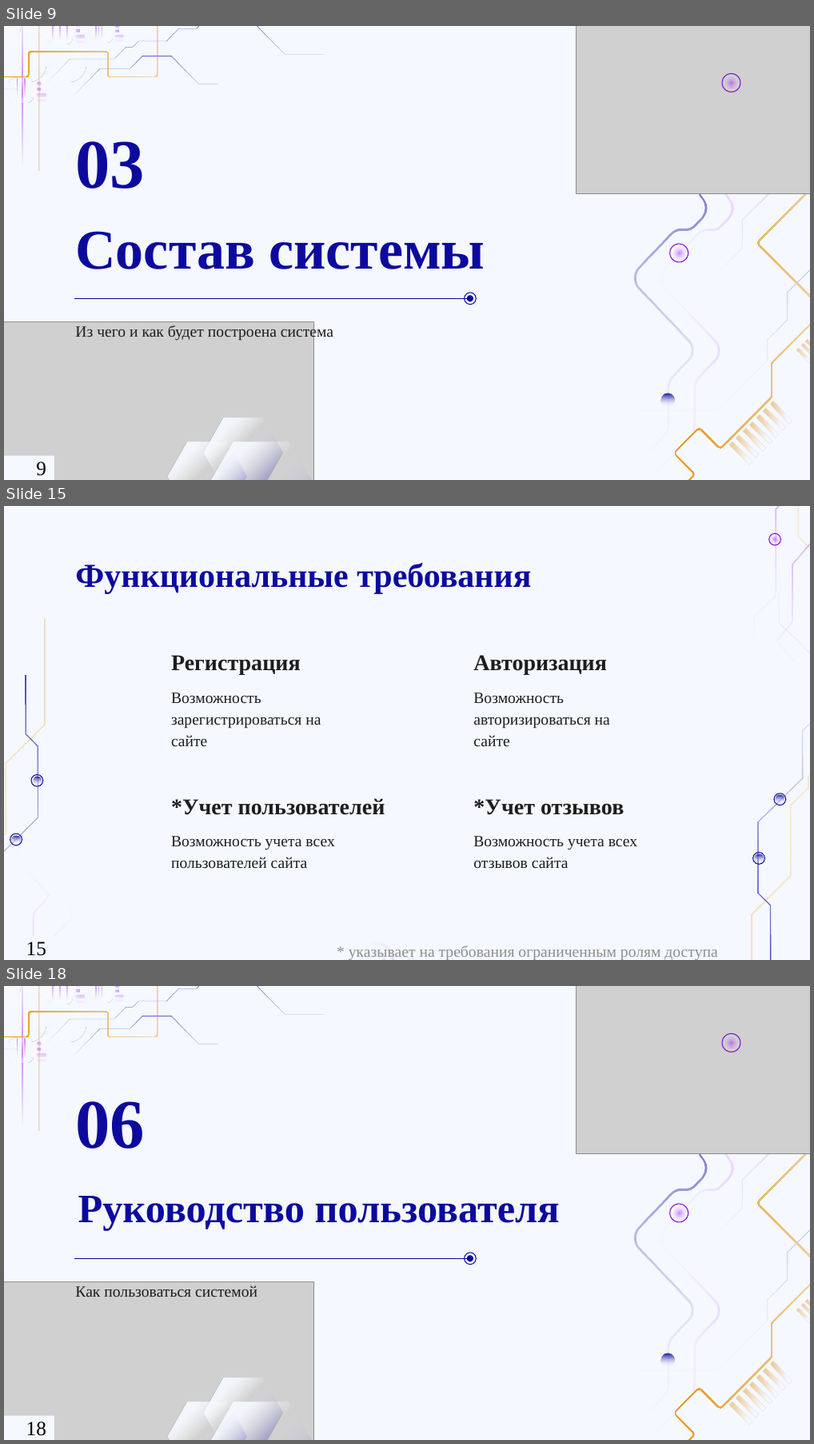
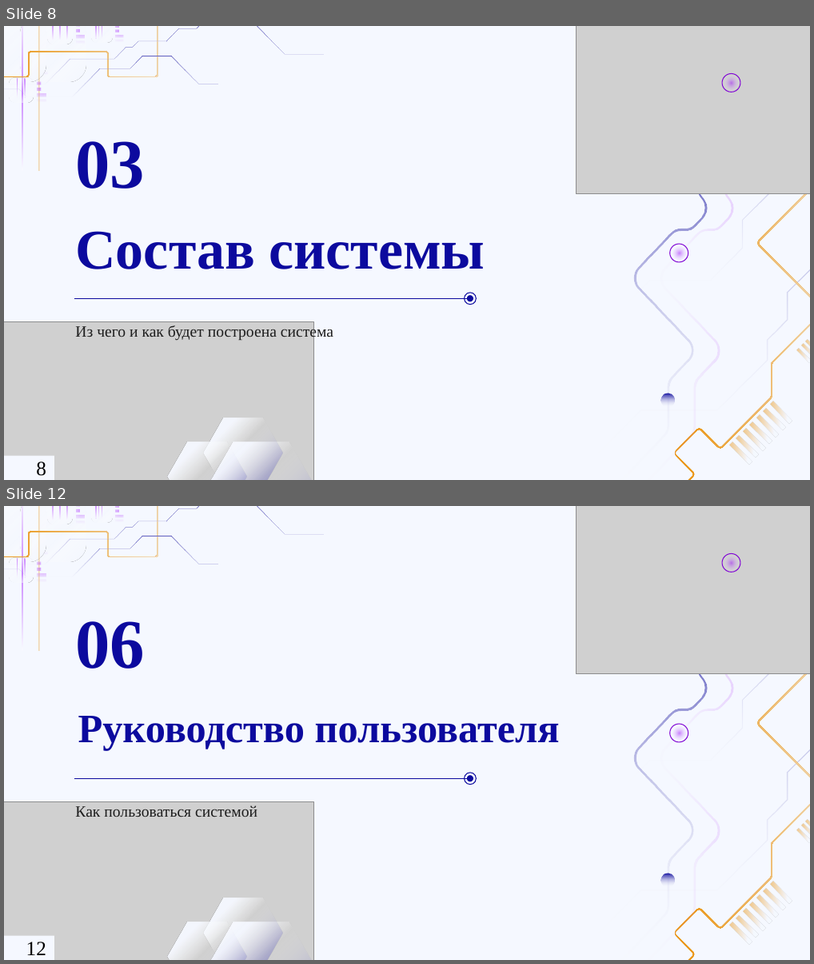
Before and after one commit to ahkaz-dev/jsHelper, a slide deck: Презентация.pptx. Shown one above the other, each under a label of ours: slides 9, 15 and 18 before the commit, slides 8 and 12 after it; the slides between them are not shown. The pictures are 814x1444 and 814x964 pixels, drawn with LibreOffice and Linux fonts; fonts in the diff are those of the drawing; grey boxes stand for pictures; background and template pictures are left out. Boxes give left, top, right and bottom in pixels: in the first picture for what was removed or moved away, otherwise in the second. Text is boxed around its words. In the diff, an @@ line names an element or a change of style, - is before the commit and + after.

```diff
--- a/Презентация.pptx
+++ b/Презентация.pptx
@@ slide 15 removed at (4, 506, 810, 960), background #F5F8FF @@
@@ group removed at (502, 506, 810, 960): 6 ellipses, 4 freeform shapes @@
@@ title removed at (75, 563, 531, 593) @@
-Функциональные требования
@@ subtitle removed at (171, 655, 301, 675) @@
-Регистрация
@@ subtitle removed at (474, 655, 607, 675) @@
-Авторизация
@@ subtitle removed at (171, 692, 321, 746) @@
-Возможность зарегистрироваться на сайте
@@ subtitle removed at (474, 692, 610, 746) @@
-Возможность авторизироваться на сайте
@@ subtitle removed at (171, 798, 386, 815) @@
-*Учет пользователей
@@ subtitle removed at (474, 799, 624, 815) @@
-*Учет отзывов
@@ group removed at (4, 618, 294, 960): 4 freeform shapes, 4 ellipses @@
@@ subtitle removed at (171, 836, 334, 868) @@
-Возможность учета всех пользователей сайта
@@ subtitle removed at (474, 836, 638, 868) @@
-Возможность учета всех отзывов сайта
@@ page number removed at (26, 941, 46, 956) @@
-15
@@ text removed at (349, 945, 718, 960) @@
-* указывает на требования ограниченным ролям доступа
@@ group removed at (355, 941, 414, 960): 4 freeform shapes @@
@@ what was slide 9 is now slide 8 @@
@@ page number at (36, 461, 46, 476): text changed @@
-9
+8
@@ what was slide 18 is now slide 12 @@
@@ page number at (26, 941, 46, 955): text changed @@
-18
+12
```
Also in this commit, not shown: 5 slides changed, 9 other slides removed.
